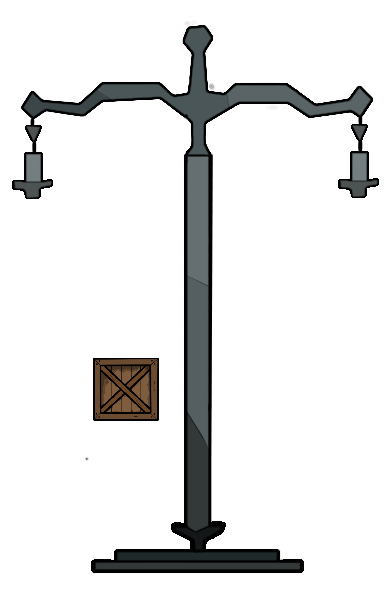
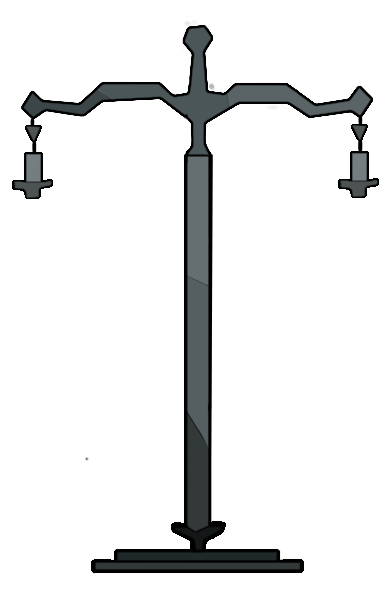
Comparing the layer stacks of the two 390 x 600 images. Changes:
hid "wood_box" over (93, 358, 159, 421)
